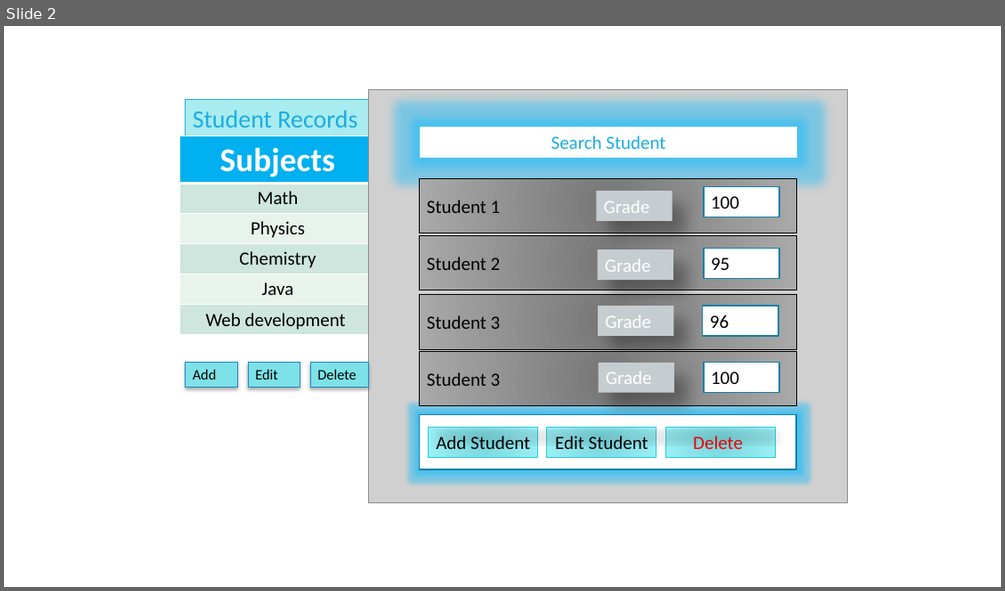
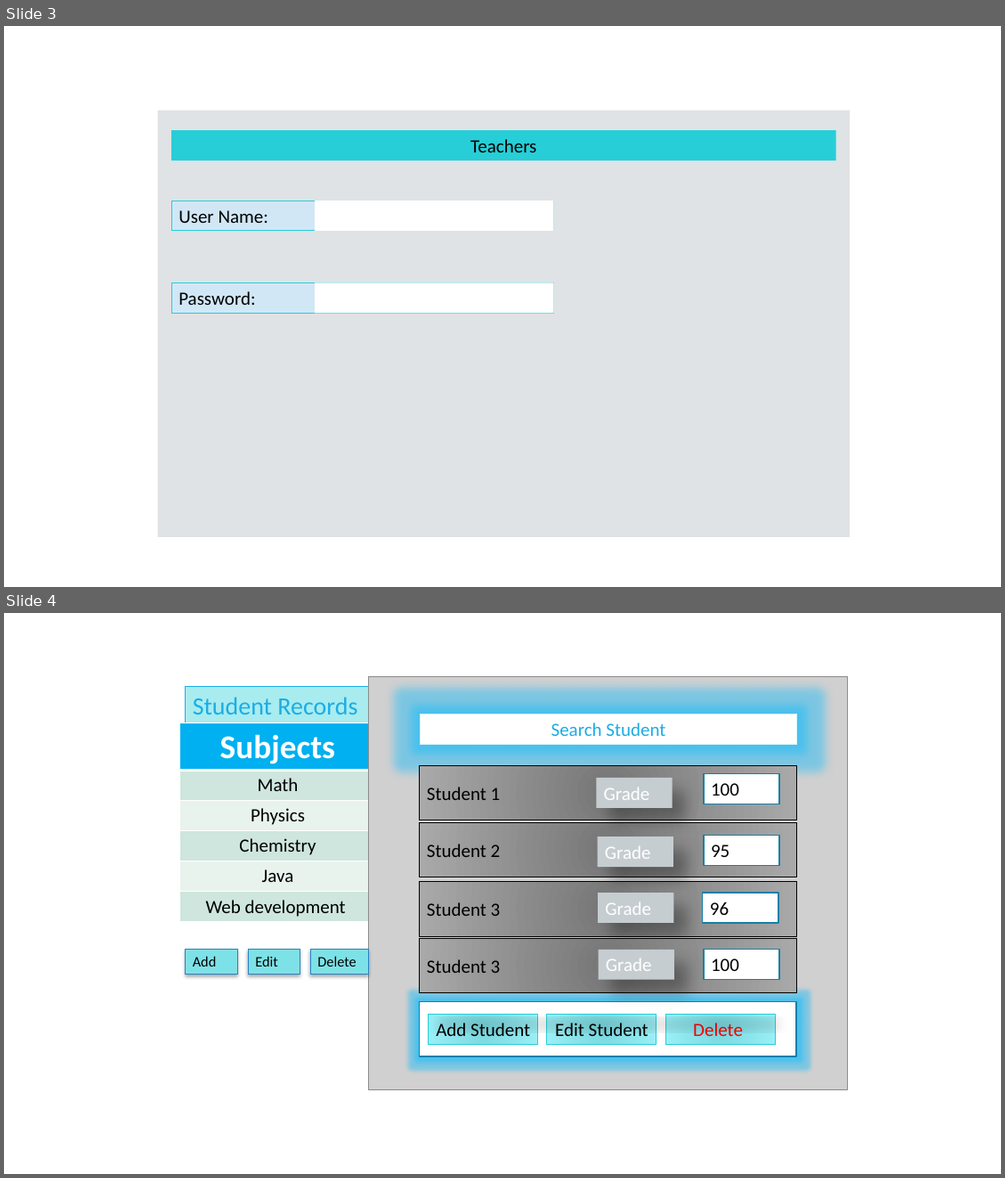
Before and after one commit to WVUP/Spring-2015, a slide deck: Assignments/Gradebook App PowerPont/MDKASHEM/Storybook.pptx. Shown one above the other, each under a label of ours: slide 2 before the commit, slides 3 and 4 after it. The pictures are 1005x591 and 1005x1178 pixels, drawn with LibreOffice and Linux fonts; fonts in the diff are those of the drawing; grey boxes stand for pictures. Boxes give left, top, right and bottom in pixels: in the first picture for what was removed or moved away, otherwise in the second. Text is boxed around its words. In the diff, an @@ line names an element or a change of style, - is before the commit and + after.

```diff
--- a/Assignments/Gradebook App PowerPont/MDKASHEM/Storybook.pptx
+++ b/Assignments/Gradebook App PowerPont/MDKASHEM/Storybook.pptx
@@ slide 3 added at [4, 26, 1001, 587], background #FFFFFF @@
@@ rectangle added at [158, 111, 850, 537], fill #DFE3E5 @@
@@ rectangle added at [171, 130, 836, 160], fill #27CED7, 18 pt, text #000000 @@
+Teachers
@@ rectangle added at [171, 200, 554, 230], fill #D1E7F6, outline #27CED7 0.75 pt, 18 pt, text #000000 @@
+User Name:
@@ rectangle added at [315, 200, 554, 230], fill #FFFFFF @@
@@ rectangle added at [171, 282, 554, 313], fill #D1E7F6, outline #27CED7 0.75 pt, 18 pt, text #000000 @@
+Password:
@@ rectangle added at [315, 282, 554, 313], fill #FFFFFF @@
@@ what was slide 2 is now slide 4 @@
```
Also in this commit, not shown: 4 other slides added, 1 slide removed, 14 other files.
